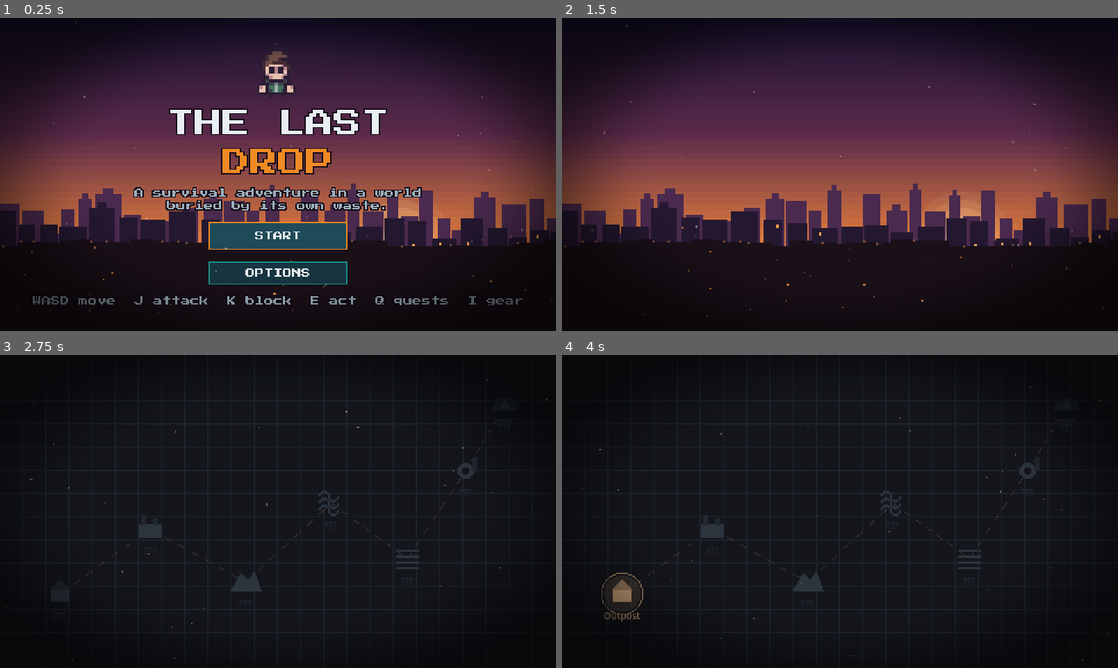
Above: before the commit, frames 1-4 (two rows, left to right).
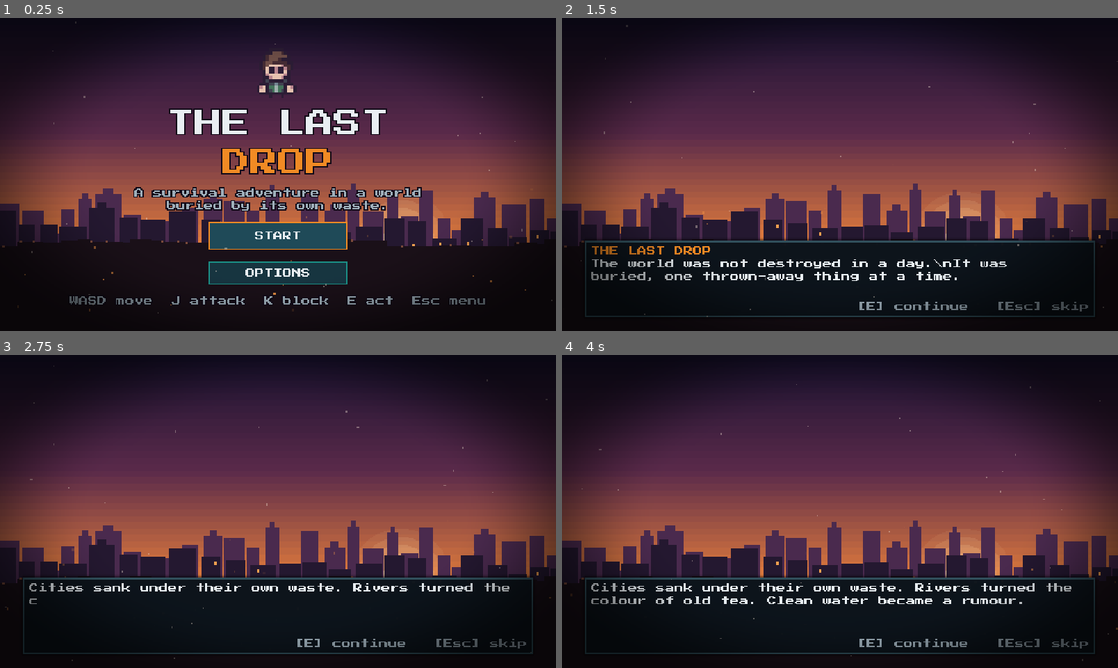
Above: after the commit, the same moments.

Repository: hsan-gg/the-last-drop
Game: Godot game, scene res://ui/title.tscn
Two runs of this game, one before a commit and one after it. Both use one fixed random seed, a clock stepped at 60 frames per second and the inputs below. Sound files missing from this copy of the repository are replaced by a short silence.
Inputs (mouse positions are in pixels of both pictures, inside the frame that each line leads up to):
- Up to frame 1 (0.25 s): no input
- Up to frame 2 (1.5 s): click "START" at 0.5 s; tap Enter (ui_accept) at 1.25 s; move the mouse to (962, 158) at 1.27 s; hold D (move_right) from 1.28 s (still down); hold K (block) from 1.28 s (still down); tap J (attack) at 1.35 s; click (962, 158) at 1.42 s
- Up to frame 3 (2.75 s): tap Enter (ui_accept) at 1.52 s; release D (move_right) at 2 s; release K (block) at 2 s; drag from (166, 527) to (250, 574) at 2.02 s
- Up to frame 4 (4 s): tap Enter (ui_accept) at 2.75 s; move the mouse to (895, 442) at 2.77 s; hold D (move_right) 2.78-3.5 s; hold T (tracker, bound only after the commit) 2.78-3.5 s; tap Tab (tracker, bound only before the commit) at 3.05 s; drag from (812, 574) to (673, 464) at 3.52 s

The runs differ from the first frame. In frame 1, 1.0% of the frame differs, in the area x 5-94%, y 88-92%; in frame 2, 3.0%; in frame 3, 52%; in frame 4, 54%, in the area x 0-100%, y 10-96%.

Commit message:
feat: finish the story, menu and lives pass
Fixes found in the browser: tab content now sits in a real container, quest
cards and option rows no longer wrap letter by letter, banners and the tracker
use explicit anchors and no longer overlap, the game over and cutscene scenes
are full screen, and a scene change requested during a fade is queued instead
of dropped (skipping a cutscene could leave the game stuck). New browser tests
cover lives, game over and non-pausing dialogue. The tracker key is T because
Tab is unreliable in browsers.

Diff:
--- a/autoload/scene_manager.gd
+++ b/autoload/scene_manager.gd
@@ -8,6 +8,8 @@
 
 var _fade: ColorRect
 var _changing := false
+## A change asked for while another was fading; it runs as soon as that one ends.
+var _queued_path := ""
 
 
 func _ready() -> void:
@@ -23,6 +25,7 @@
 
 func change_scene(path: String) -> void:
 	if _changing:
+		_queued_path = path
 		return
 	_changing = true
 	await _fade_to(1.0)
@@ -33,6 +36,10 @@
 	await get_tree().process_frame
 	await _fade_to(0.0)
 	_changing = false
+	if not _queued_path.is_empty():
+		var next := _queued_path
+		_queued_path = ""
+		change_scene(next)
 
 
 ## `skip_intro` is for restarts after dying, so the opening is not replayed.
--- a/project.godot
+++ b/project.godot
@@ -99,7 +99,7 @@
 }
 tracker={
 "deadzone": 0.5,
-"events": [Object(InputEventKey,"resource_local_to_scene":fa …(140 unchanged characters)… d":false,"keycode":0,"physical_keycode":4194306,"key_label":0,"unicode":0,"location":0,"echo":false,"script":null)
+"events": [Object(InputEventKey,"resource_local_to_scene":fa …(140 unchanged characters)… d":false,"keycode":0,"physical_keycode":84,"key_label":0,"unicode":116,"location":0,"echo":false,"script":null)
 ]
 }
 map={
--- a/test/e2e/e2e_driver.gd
+++ b/test/e2e/e2e_driver.gd
@@ -25,6 +25,9 @@
 			_publish(_state())
 		"goto":
 			_publish({"moved": _goto(argument)})
+		"damage":
+			Survival.damage(float(argument))
+			_publish({"damaged": true})
 		"peace":
 			_peace()
 			_publish({"peace": true})
@@ -121,7 +124,7 @@
 	return {
 		"x": position.x, "y": position.y,
 		"health": Survival.health(), "max_health": Survival.max_health(),
-		"level": Progress.level, "xp": Progress.xp,
+		"level": Progress.level, "xp": Progress.xp, "lives": Lives.lives,
 		"weapon": Gear.equipped("weapon"), "armor": Gear.armor(),
 	}
 
--- a/test/e2e/ui_preview.gd
+++ b/test/e2e/ui_preview.gd
@@ -6,11 +6,19 @@
 
 var _menu := GameMenu.new()
 var _step := 0
+var _tracker: ObjectiveTracker
+var _banners: BannerQueue
 
 
 func _ready() -> void:
 	_menu.pauses_game = false
 	add_child(_menu)
+	var layer := CanvasLayer.new()
+	add_child(layer)
+	_tracker = ObjectiveTracker.new()
+	layer.add_child(_tracker)
+	_banners = BannerQueue.new()
+	layer.add_child(_banners)
 	for area_id in ["outpost", "factory", "dump"]:
 		GameState.set_flag("area_%s_reached" % area_id)
 	GameState.add_to_counter("sort_correct", 4)
@@ -44,4 +52,9 @@
 			_menu.open(GameMenu.OPTIONS)
 		3:
 			_menu.open(GameMenu.CONTROLS)
+		4:
+			_menu.close()
+			_tracker.toggle()
+			_banners.push("OBJECTIVE COMPLETE", "Find a water source", UiTheme.COLOR_GREEN, 5.0)
+			_banners.push("NEW OBJECTIVE", "Sort the scrap pile", UiTheme.COLOR_ORANGE, 5.0)
 	_step += 1
--- a/ui/cutscene.tscn
+++ b/ui/cutscene.tscn
@@ -3,4 +3,8 @@
 [ext_resource type="Script" path="res://ui/cutscene.gd" id="1"]
 
 [node name="Cutscene" type="Control"]
+layout_mode = 3
+anchors_preset = 15
+anchor_right = 1.0
+anchor_bottom = 1.0
 script = ExtResource("1")
--- a/ui/game_over.tscn
+++ b/ui/game_over.tscn
@@ -3,4 +3,8 @@
 [ext_resource type="Script" path="res://ui/game_over.gd" id="1"]
 
 [node name="GameOver" type="Control"]
+layout_mode = 3
+anchors_preset = 15
+anchor_right = 1.0
+anchor_bottom = 1.0
 script = ExtResource("1")
--- a/ui/hud.gd
+++ b/ui/hud.gd
@@ -253,7 +253,7 @@
 	_toast_label.set_anchors_preset(Control.PRESET_CENTER_TOP)
 	_toast_label.offset_left = -150.0
 	_toast_label.offset_right = 150.0
-	_toast_label.offset_top = 78.0
+	_toast_label.offset_top = 112.0
 	_toast_label.mouse_filter = Control.MOUSE_FILTER_IGNORE
 	_toast_label.visible = false
 	root.add_child(_toast_label)
--- a/ui/hud_banners.gd
+++ b/ui/hud_banners.gd
@@ -6,8 +6,8 @@
 
 const SHOW_SECONDS := 2.6
 const FADE_SECONDS := 0.35
-const TOP := 22.0
-const WIDTH := 260.0
+const TOP := 40.0
+const WIDTH := 156.0
 
 var _queue: Array[Dictionary] = []
 var _active := false
@@ -18,7 +18,7 @@
 
 
 func _ready() -> void:
-	set_anchors_preset(Control.PRESET_FULL_RECT)
+	set_anchors_and_offsets_preset(Control.PRESET_FULL_RECT)
 	mouse_filter = Control.MOUSE_FILTER_IGNORE
 	_build()
 	EventBus.banner_requested.connect(push)
@@ -59,7 +59,10 @@
 	_panel = PanelContainer.new()
 	_panel.theme = UiTheme.get_theme()
 	_panel.add_theme_stylebox_override("panel", UiTheme.banner_style())
-	_panel.set_anchors_preset(Control.PRESET_CENTER_TOP)
+	_panel.anchor_left = 0.5
+	_panel.anchor_right = 0.5
+	_panel.anchor_top = 0.0
+	_panel.anchor_bottom = 0.0
 	_panel.offset_left = -WIDTH / 2.0
 	_panel.offset_right = WIDTH / 2.0
 	_panel.offset_top = TOP
--- a/ui/menu/controls_tab.gd
+++ b/ui/menu/controls_tab.gd
@@ -79,6 +79,7 @@
 		var row := HBoxContainer.new()
 		row.add_theme_constant_override("separation", 6)
 		var label := _label(ACTION_NAMES.get(action, action))
+		label.autowrap_mode = TextServer.AUTOWRAP_OFF
 		label.custom_minimum_size = Vector2(200, 0)
 		row.add_child(label)
 		var button := Button.new()
@@ -91,6 +92,7 @@
 	for pair in FIXED_KEYS:
 		var row := HBoxContainer.new()
 		var name_label := _label(pair[0], UiTheme.COLOR_MUTED)
+		name_label.autowrap_mode = TextServer.AUTOWRAP_OFF
 		name_label.custom_minimum_size = Vector2(200, 0)
 		row.add_child(name_label)
 		row.add_child(_label(pair[1], UiTheme.COLOR_MUTED))
--- a/ui/menu/game_menu.gd
+++ b/ui/menu/game_menu.gd
@@ -24,7 +24,7 @@
 var _tab_buttons: Array[Button] = []
 var _tabs: Array[MenuTab] = []
 var _index := 0
-var _content: Control
+var _content: MarginContainer
 var _built := false
 
 
@@ -41,7 +41,7 @@
 	var bar := HBoxContainer.new()
 	bar.add_theme_constant_override("separation", 3)
 	_box.add_child(bar)
-	_content = Control.new()
+	_content = MarginContainer.new()
 	_content.custom_minimum_size = Vector2(448, 190)
 	_content.size_flags_vertical = Control.SIZE_EXPAND_FILL
 	_box.add_child(_content)
@@ -61,7 +61,7 @@
 		_tab_buttons.append(button)
 	var footer := HBoxContainer.new()
 	_box.add_child(footer)
-	var hint := _label("Esc: close   Tab: next page", UiTheme.COLOR_MUTED)
+	var hint := _label("Esc: close   Tab or PgDn: next page", UiTheme.COLOR_MUTED)
 	hint.size_flags_horizontal = Control.SIZE_EXPAND_FILL
 	footer.add_child(hint)
 	if not title_mode:
@@ -167,7 +167,7 @@
 		return
 	if not visible or _just_opened():
 		return
-	if event.is_action_pressed("ui_focus_next"):
+	if event.is_action_pressed("ui_focus_next") or event.is_action_pressed("ui_page_down"):
 		get_viewport().set_input_as_handled()
 		next_tab()
 	elif _tabs[_index].tab_input(event):
--- a/ui/menu/inventory_tab.gd
+++ b/ui/menu/inventory_tab.gd
@@ -202,11 +202,15 @@
 		worn_row.add_theme_constant_override("separation", 4)
 		var button := Button.new()
 		button.custom_minimum_size = Vector2(SLOT_SIZE, SLOT_SIZE)
+		button.size_flags_vertical = Control.SIZE_SHRINK_CENTER
 		button.expand_icon = true
 		button.pressed.connect(_on_worn_pressed.bind(slot))
 		_worn_buttons[slot] = button
 		worn_row.add_child(button)
-		worn_row.add_child(_label(SLOT_NAMES[slot], UiTheme.COLOR_MUTED))
+		var slot_name := _label(SLOT_NAMES[slot], UiTheme.COLOR_MUTED)
+		slot_name.autowrap_mode = TextServer.AUTOWRAP_OFF
+		slot_name.size_flags_vertical = Control.SIZE_SHRINK_CENTER
+		worn_row.add_child(slot_name)
 		worn_column.add_child(worn_row)
 	_stats = _rich()
 	left.add_child(_stats)
--- a/ui/menu/map_tab.gd
+++ b/ui/menu/map_tab.gd
@@ -111,8 +111,8 @@
 	var entries: Array[Dictionary] = [{"color": Color.WHITE, "label": "You"}, {"color": Color("#ffb347"), "label": "Objective"}]
 	entries.append_array(MARKERS)
 	for entry in entries:
-		draw_rect(Rect2(at + Vector2(0, y - 12 - at.y + at.y), Vector2(5, 5)), entry["color"])
-		draw_string(font, Vector2(at.x + 9, y - 6), entry["label"], HORIZONTAL_ALIGNMENT_LEFT, -1, 8, UiTheme.COLOR_TEXT)
+		draw_rect(Rect2(Vector2(at.x, y - 6), Vector2(5, 5)), entry["color"])
+		draw_string(font, Vector2(at.x + 9, y), entry["label"], HORIZONTAL_ALIGNMENT_LEFT, -1, 8, UiTheme.COLOR_TEXT)
 		y += 12
 	var total := MapBuilder.layout_size(_layout).x * MapBuilder.layout_size(_layout).y
 	draw_string(font, Vector2(at.x, y + 6), "Explored %d%%" % int(MapMemory.fraction_seen(_area_id, total) * 100.0), HORIZONTAL_ALIGNMENT_LEFT, -1, 8, UiTheme.COLOR_MUTED)
--- a/ui/menu/options_tab.gd
+++ b/ui/menu/options_tab.gd
@@ -76,6 +76,7 @@
 	var row := HBoxContainer.new()
 	row.add_theme_constant_override("separation", 4)
 	var label := _label(label_text)
+	label.autowrap_mode = TextServer.AUTOWRAP_OFF
 	label.custom_minimum_size = Vector2(170, 0)
 	row.add_child(label)
 	_list.add_child(row)
--- a/ui/menu/quests_tab.gd
+++ b/ui/menu/quests_tab.gd
@@ -107,11 +107,18 @@
 	var head := HBoxContainer.new()
 	box.add_child(head)
 	var title := _label(quest["title"], UiTheme.COLOR_TEXT if not done else Color("#7bc043"))
+	title.autowrap_mode = TextServer.AUTOWRAP_OFF
 	title.size_flags_horizontal = Control.SIZE_EXPAND_FILL
 	head.add_child(title)
-	head.add_child(_label(QuestRules.DIFFICULTY_TAGS[difficulty], color))
-	head.add_child(_label("  +%d XP" % int(quest.get("reward", {}).get("xp", 0)), Color("#9be04a")))
-	box.add_child(_label(quest["text"], UiTheme.COLOR_MUTED))
+	var tag := _label(QuestRules.DIFFICULTY_TAGS[difficulty], color)
+	tag.autowrap_mode = TextServer.AUTOWRAP_OFF
+	head.add_child(tag)
+	var xp := _label("  +%d XP" % int(quest.get("reward", {}).get("xp", 0)), Color("#9be04a"))
+	xp.autowrap_mode = TextServer.AUTOWRAP_OFF
+	head.add_child(xp)
+	var description := _label(quest["text"], UiTheme.COLOR_MUTED)
+	description.custom_minimum_size = Vector2(380, 0)
+	box.add_child(description)
 	var progress := QuestRules.progress(quest)
 	var bar_row := HBoxContainer.new()
 	bar_row.add_theme_constant_override("separation", 6)
@@ -122,7 +129,9 @@
 	bar.ratio = 1.0 if done else float(progress["current"]) / float(maxi(progress["target"], 1))
 	bar.fill_color = color
 	bar_row.add_child(bar)
-	bar_row.add_child(_label("DONE" if done else "%d/%d" % [progress["current"], progress["target"]], UiTheme.COLOR_YELLOW))
+	var count := _label("DONE" if done else "%d/%d" % [progress["current"], progress["target"]], UiTheme.COLOR_YELLOW)
+	count.autowrap_mode = TextServer.AUTOWRAP_OFF
+	bar_row.add_child(count)
 	return panel
 
 
@@ -145,6 +154,7 @@
 		_filter_buttons.append(button)
 		filters.add_child(button)
 	_summary = _label("", UiTheme.COLOR_MUTED)
+	_summary.autowrap_mode = TextServer.AUTOWRAP_OFF
 	_summary.size_flags_horizontal = Control.SIZE_EXPAND_FILL
 	_summary.horizontal_alignment = HORIZONTAL_ALIGNMENT_RIGHT
 	filters.add_child(_summary)
@@ -153,6 +163,7 @@
 	_scroll.horizontal_scroll_mode = ScrollContainer.SCROLL_MODE_DISABLED
 	column.add_child(_scroll)
 	_list = VBoxContainer.new()
+	_list.custom_minimum_size = Vector2(410, 0)
 	_list.size_flags_horizontal = Control.SIZE_EXPAND_FILL
 	_list.add_theme_constant_override("separation", 3)
 	_scroll.add_child(_list)
--- a/ui/objective_tracker.gd
+++ b/ui/objective_tracker.gd
@@ -5,7 +5,7 @@
 
 const AUTO_SHOW_SECONDS := 5.0
 const MAX_SIDE_QUESTS := 3
-const PANEL_WIDTH := 178.0
+const PANEL_WIDTH := 150.0
 
 var _panel: PanelContainer
 var _body: RichTextLabel
@@ -17,11 +17,12 @@
 
 func _ready() -> void:
 	_hud = get_parent() as Hud
-	set_anchors_preset(Control.PRESET_FULL_RECT)
+	set_anchors_and_offsets_preset(Control.PRESET_FULL_RECT)
 	mouse_filter = Control.MOUSE_FILTER_IGNORE
 	_build()
 	EventBus.counter_changed.connect(refresh.unbind(2))
 	EventBus.quest_completed.connect(refresh.unbind(1))
+	Settings.changed.connect(_update_chip.unbind(1))
 	refresh()
 
 
@@ -78,6 +79,10 @@
 			_apply()
 
 
+func _update_chip() -> void:
+	_chip.text = "%s  tasks" % Settings.key_label("tracker")
+
+
 func _apply() -> void:
 	var visible_now := _shown or _auto_timer > 0.0
 	refresh()
@@ -95,7 +100,10 @@
 	_panel = PanelContainer.new()
 	_panel.theme = UiTheme.get_theme()
 	_panel.add_theme_stylebox_override("panel", UiTheme.panel_style(UiTheme.COLOR_ORANGE))
-	_panel.set_anchors_preset(Control.PRESET_TOP_RIGHT)
+	_panel.anchor_left = 1.0
+	_panel.anchor_right = 1.0
+	_panel.anchor_top = 0.0
+	_panel.anchor_bottom = 0.0
 	_panel.offset_left = -PANEL_WIDTH - 6.0
 	_panel.offset_right = -6.0
 	_panel.offset_top = 6.0
@@ -110,12 +118,15 @@
 	_body.custom_minimum_size = Vector2(PANEL_WIDTH - 16.0, 0)
 	_panel.add_child(_body)
 	_chip = Label.new()
-	_chip.text = "TAB  tasks"
+	_chip.text = "%s  tasks" % Settings.key_label("tracker")
 	_chip.theme = UiTheme.get_theme()
 	_chip.add_theme_font_size_override("font_size", 8)
 	_chip.add_theme_color_override("font_color", Color(0.62, 0.69, 0.73, 0.7))
-	_chip.set_anchors_preset(Control.PRESET_TOP_RIGHT)
-	_chip.offset_left = -72.0
+	_chip.anchor_left = 1.0
+	_chip.anchor_right = 1.0
+	_chip.anchor_top = 0.0
+	_chip.anchor_bottom = 0.0
+	_chip.offset_left = -90.0
 	_chip.offset_right = -6.0
 	_chip.offset_top = 6.0
 	_chip.horizontal_alignment = HORIZONTAL_ALIGNMENT_RIGHT
--- a/ui/title.gd
+++ b/ui/title.gd
@@ -3,7 +3,7 @@
 
 const SHEET := preload("res://assets/sprites/player.png")
 const TAGLINE := "A survival adventure in a world buried by its own waste."
-const CONTROLS := "WASD move  J attack  K block  E act  Q quests  I gear"
+const CONTROLS := "WASD move  J attack  K block  E act  Esc menu"
 
 var _start: Button
 var _menu: GameMenu
Not shown, changed: docs/ROADMAP.md
